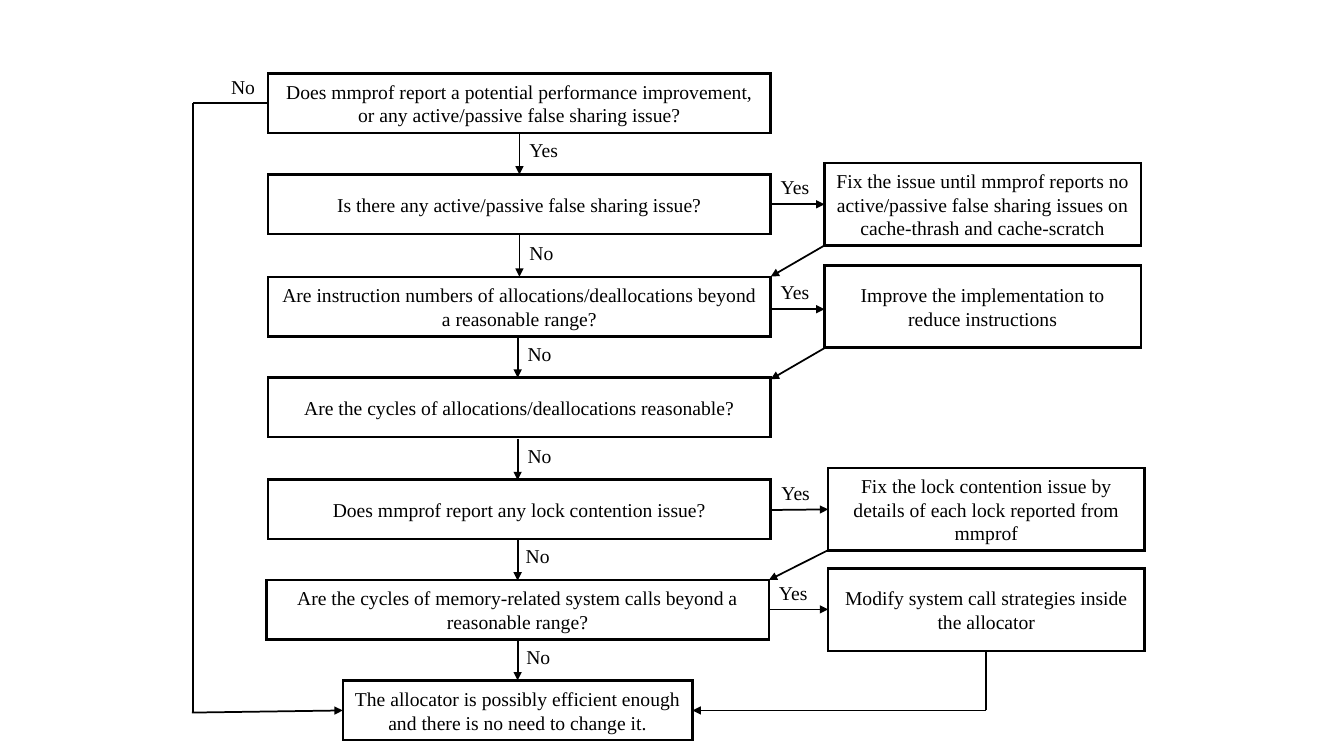
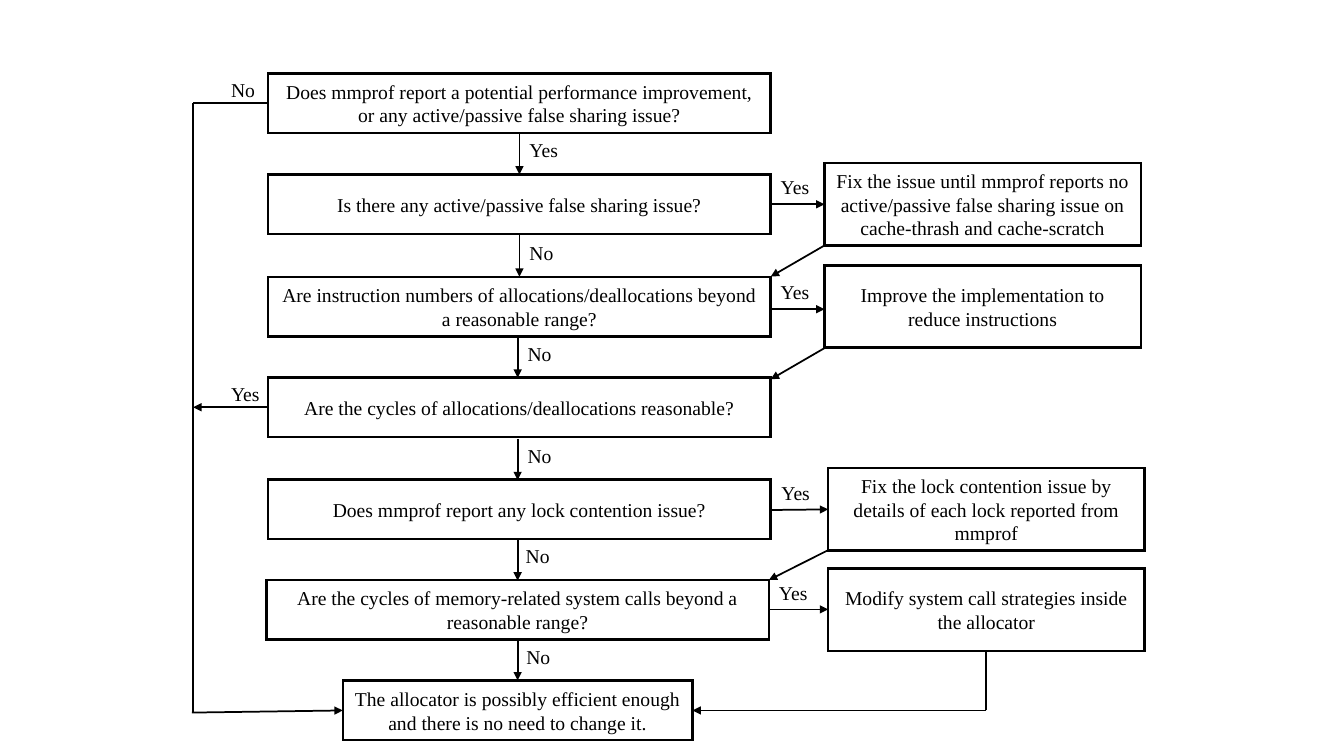
Before and after one commit to UTSASRG/MemPerf-Pro, a slide deck: slide 1 of paper/figures/workflow.pptx. Drawn at 1344x756 pixels with LibreOffice and Linux fonts; fonts in the diff are those of the drawing. Boxes give left, top, right and bottom in pixels: in the first picture for what was removed or moved away, otherwise in the second. Text is boxed around its words. In the diff, an @@ line names an element or a change of style, - is before the commit and + after.

```diff
--- a/paper/figures/workflow.pptx
+++ b/paper/figures/workflow.pptx
@@ text "No" rewrapped from bbox=[231, 81, 255, 95] to bbox=[231, 84, 255, 103] @@
@@ text in rectangle at bbox=[836, 174, 1129, 236]: text changed @@
-Fix the issue until mmprof reports no active/passive false sharing issues on cache-thrash and cache-scratch
+Fix the issue until mmprof reports no active/passive false sharing issue on cache-thrash and cache-scratch
@@ text added at bbox=[231, 388, 260, 402], 14 pt, text #000000 @@
+Yes
@@ arrow added from (268, 407) to (194, 407), #000000 1.25 pt @@
```
Also in this commit, not shown: 1 other file.
